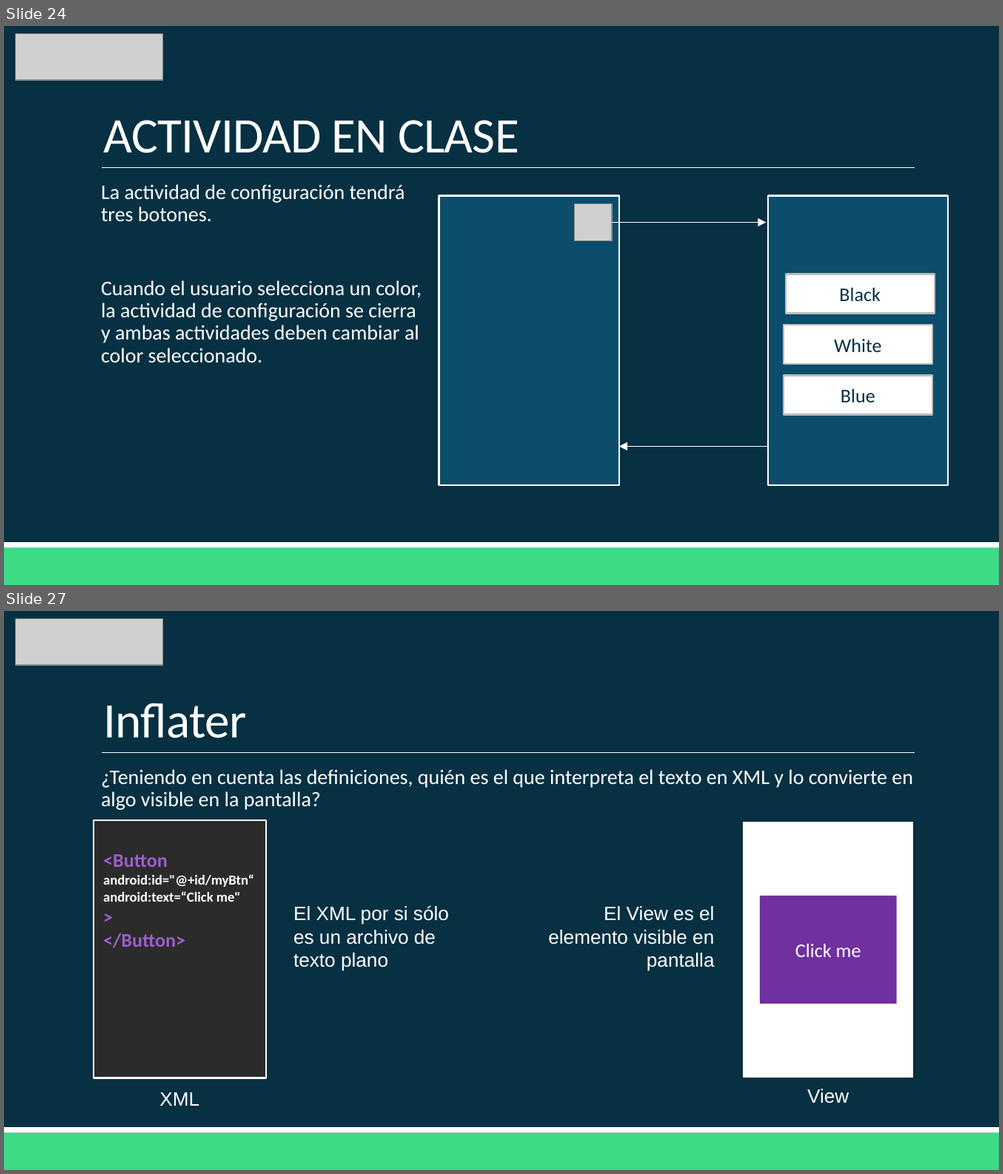
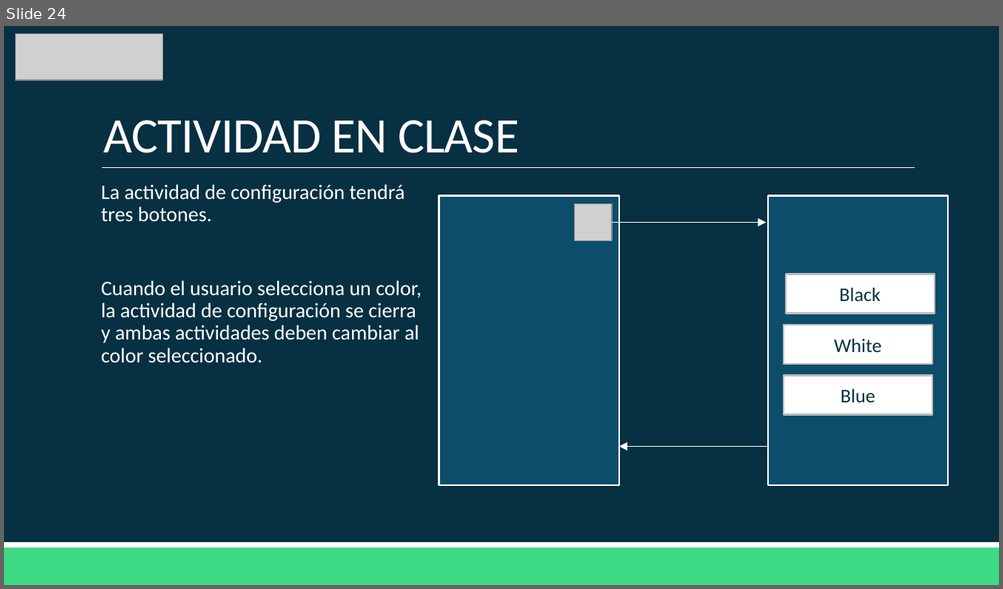
Before and after one commit to Domiciano/AppMoviles201, a slide deck: Clase3/Clase 3.pptx. Shown one above the other, each under a label of ours: slides 24 and 27 before the commit, slide 24 after it; the slides between them are not shown. The pictures are 1003x1174 and 1003x589 pixels, drawn with LibreOffice and Linux fonts; fonts in the diff are those of the drawing; grey boxes stand for pictures. Boxes give left, top, right and bottom in pixels: in the first picture for what was removed or moved away, otherwise in the second. Text is boxed around its words. In the diff, an @@ line names an element or a change of style, - is before the commit and + after.

```diff
--- a/Clase3/Clase 3.pptx
+++ b/Clase3/Clase 3.pptx
@@ slide 27 removed at [4, 611, 999, 1170], background #073042; not listed: 3 template elements that a slide beside it also shows @@
@@ picture removed at [16, 619, 163, 666] @@
@@ title removed at [103, 703, 246, 738] @@
-Inflater
@@ text removed at [101, 769, 913, 810] @@
-  ¿Teniendo en cuenta las definiciones, quién es el que interpreta el texto en XML y lo convierte en algo visible en la pantalla?
@@ rectangle removed at [94, 820, 265, 1079] @@
-<Button android:id="@+id/myBtn“
-android:text=“Click me"
->
-</Button>
@@ rectangle removed at [742, 821, 914, 1079] @@
@@ rectangle removed at [760, 895, 896, 1004] @@
-Click me
@@ text removed at [293, 906, 449, 971] @@
-El XML por si sólo es un archivo de texto plano
@@ text removed at [548, 906, 714, 971] @@
-El View es el elemento visible en pantalla
@@ text removed at [159, 1093, 199, 1106] @@
-XML
@@ text removed at [807, 1089, 848, 1104] @@
-View
```
Also in this commit, not shown: 46 other slides removed.
